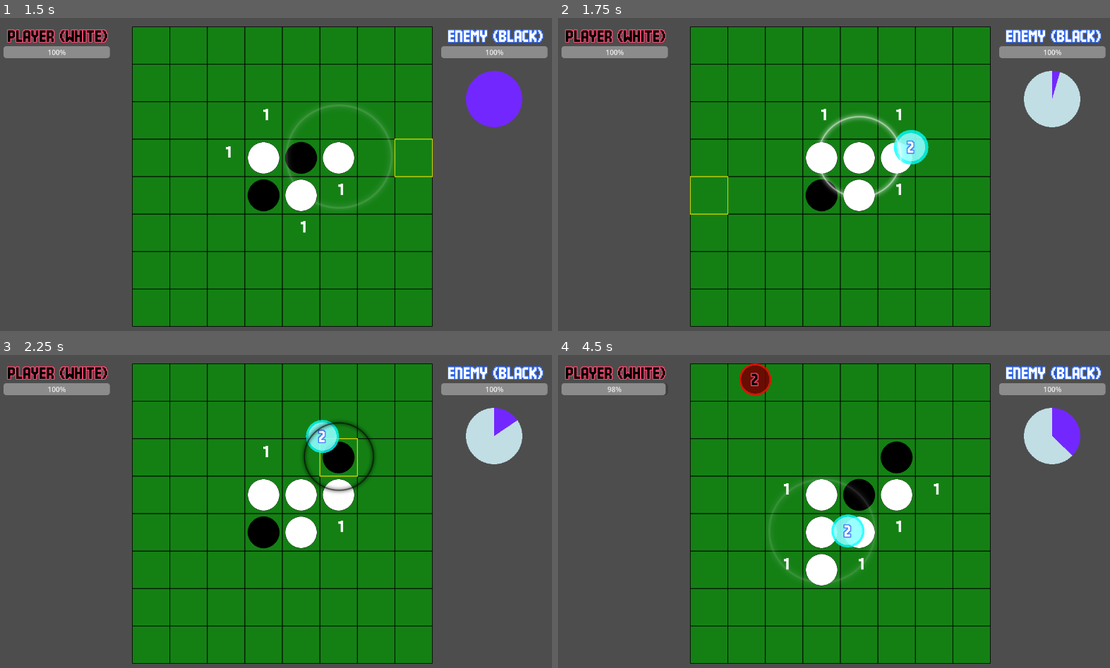
Above: before the commit, frames 1-4 (two rows, left to right).
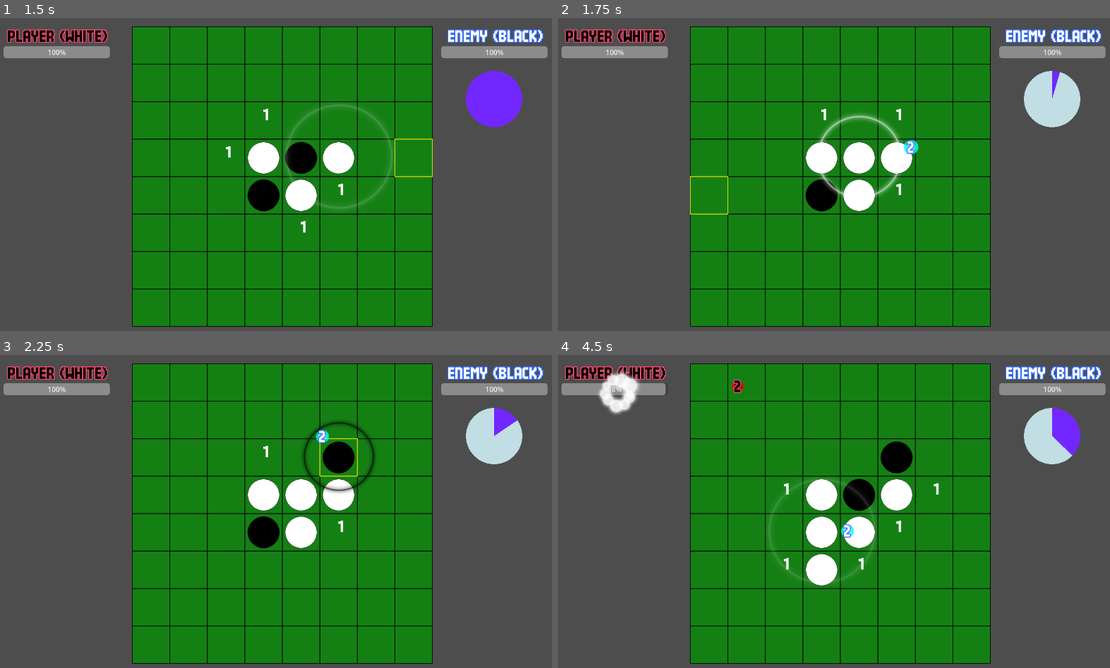
Above: after the commit, the same moments.

Repository: syun77/gd_realtime_reversi
Game: Godot game, scene res://src/scenes/Main.tscn
Same seed, same stepped clock (60 frames per second), same inputs: the game is played once before the commit and once after it.
Inputs (mouse positions are in pixels of both pictures, inside the frame that each line leads up to):
- Up to frame 1 (1.5 s): move the mouse to (408, 161) at 0.52 s; click (408, 161) at 0.6 s; move the mouse to (171, 193) at 1.27 s; click (171, 193) at 1.35 s
- Up to frame 2 (1.75 s): no input
- Up to frame 3 (2.25 s): move the mouse to (336, 442) at 2.02 s; click (336, 442) at 2.1 s
- Up to frame 4 (4.5 s): move the mouse to (811, 577) at 2.77 s; click (811, 577) at 2.85 s; move the mouse to (1010, 561) at 3.52 s; click (1010, 561) at 3.6 s; move the mouse to (668, 464) at 4.27 s; click (668, 464) at 4.35 s

Frame 1 is identical in both runs. In frame 2, 0.5% of the frame differs, in the area x 60-68%, y 35-47%; in frame 3, 0.4%; in frame 4, 1.7%, in the area x 7-56%, y 2-62%.

Commit message:
エネルギー消滅エフェクトを実装

Diff:
--- a/gd-realtime-reversi/src/objects/EnergyBall.gd
+++ b/gd-realtime-reversi/src/objects/EnergyBall.gd
@@ -44,7 +44,7 @@
 			if e.get_type() != _type:
 				# 異なる属性のインスタンスがホーミング対象.
 				_target_list.append(e)
-	if _target_list.size() == 0:
+	if _target_list.size() != 0:
 		# ホーミング対象が存在する場合は速度を上げる.
 		if _speed < 200.0:
 			_speed = 200.0
@@ -57,6 +57,9 @@
 func reduce_damage(amount: int) -> void:
 	_dmg = max(0, _dmg - amount)
 	_label.text = str(_dmg)
+	if _dmg == 0:
+		# ダメージが0になったら消える.
+		destroy()
 
 # タイプの取得.
 func get_type() -> Disc.eType:
@@ -78,6 +81,8 @@
 
 # 消滅.
 func destroy() -> void:
+	# 消滅エフェクトを生成.
+	Particle.spawn_balls(position, 10, Disc.get_color(_type, 1.0)) # 消滅エフェクトを生成.
 	queue_free() # エネルギーボールを削除.
 
 # 相殺処理.
@@ -106,6 +111,8 @@
 # 更新.
 func _process(delta: float) -> void:
 	_update_horming(delta)
+	# 半径の更新.
+	_update_radius()
 	queue_redraw() # 描画更新.
 
 # ホーミングの更新.
@@ -140,6 +147,11 @@
 	next.y -= sin(deg_to_rad(_angle)) * _speed * delta
 	position = next
 
+# ダメージ量でサイズを変える
+func _update_radius() -> void:
+	_radius = 8.0 + pow(_dmg, 1.2) * 0.5
+	_shape.radius = _radius
+
 # 角度差を求める
 func _diff_angle(now:float, next:float) -> float:
 	# 差を求める
@@ -165,6 +177,5 @@
 	if area is EnergyBall:
 		var ball = area as EnergyBall
 		if ball._type != _type:
-			# タイプが異なるエネルギーボール同士が衝突したら、両方とも消える.
-			queue_free()
-			ball.queue_free()
+			# タイプが異なるエネルギーボール同士が衝突したら、相殺処理を行う.
+			cancel_out(ball)
--- a/gd-realtime-reversi/src/objects/Particle.gd
+++ b/gd-realtime-reversi/src/objects/Particle.gd
@@ -16,6 +16,7 @@
 var _timer := 0.0 # タイマー.
 var _duration := 1.0 # パーティクルの持続時間.
 var _velocity := Vector2.ZERO # 速度.
+var _acceleration := Vector2.ZERO # 加速度.
 var _decay := 0.97 # 速度減衰率.
 var _base_scale := 1.0 # 基本スケール値.
 var _max_scale := 1.0 # 最大拡大スケール値.
@@ -25,6 +26,11 @@
 	var rad := deg_to_rad(deg)
 	_velocity = Vector2(cos(rad), -sin(rad)) * speed
 	_decay = decay
+
+# 加速度の設定
+func set_acceleration(deg: float, power: float) -> void:
+	var rad := deg_to_rad(deg)
+	_acceleration = Vector2(cos(rad), -sin(rad)) * power
 
 # 最大拡大スケール値の設定.
 func set_max_scale(max_scale: float) -> void:
@@ -58,6 +64,7 @@
 		return
 
 	# 位置の更新.
+	_velocity += _acceleration # 加速度の加算.
 	_velocity *= _decay # 速度の減衰.
 	position += _velocity * delta
 
@@ -66,7 +73,10 @@
 			var d = _max_scale - _base_scale
 			scale = Vector2.ONE * (_base_scale + Easing.expo_out(d * _get_rate())) # 拡大.
 			modulate.a = 1.0 - _get_rate() # 徐々に透明に.
-		_:
+		eType.CIRCLE:
+			var d = _max_scale - _base_scale
+			scale = Vector2.ONE * (_base_scale + d * Easing.expo_out(_get_rate())) # 拡大.
+			modulate.a = 1.0 - _get_rate() # 徐々に透明に.
 			pass
 
 # ------------------------------------------------
@@ -79,3 +89,25 @@
 	var layer := Common.get_layer("particle") # パーティクル用のレイヤーを取得.
 	layer.add_child(particle) # パーティクルをレイヤーに追加.
 	return particle
+
+# ボールパーティクルの生成.
+static func spawn_ball(pos: Vector2, deg: float, speed: float, duration:float, sc: float, color: Color) -> Particle:
+	var particle = Particle.new()
+	particle.setup(eType.CIRCLE, duration, pos, sc, color)
+	particle.set_velocity(deg, speed, 0.98)
+	var layer := Common.get_layer("particle") # パーティクル用のレイヤーを取得.
+	layer.add_child(particle) # パーティクルをレイヤーに追加.
+	return particle
+
+static func spawn_balls(center:Vector2, count: int, color: Color) -> void:
+	# ランダムな方向を決める.
+	var deg = randf() * 360.0
+	for i in range(count):
+		# 速度.
+		var speed = 250.0 + randf() * 50.0
+		var sc = 0.5 + randf() * 0.2
+		var time = 0.5 + randf() * 0.5
+		var p = spawn_ball(center, deg, speed, time, sc, color)
+		p.set_max_scale(0) # 小さくなる.
+		p.set_acceleration(270, 10.0) # 重力のように下方向に加速.
+		deg += 30.0 + randf() * 30.0 # 次のボールの方向を決める.
